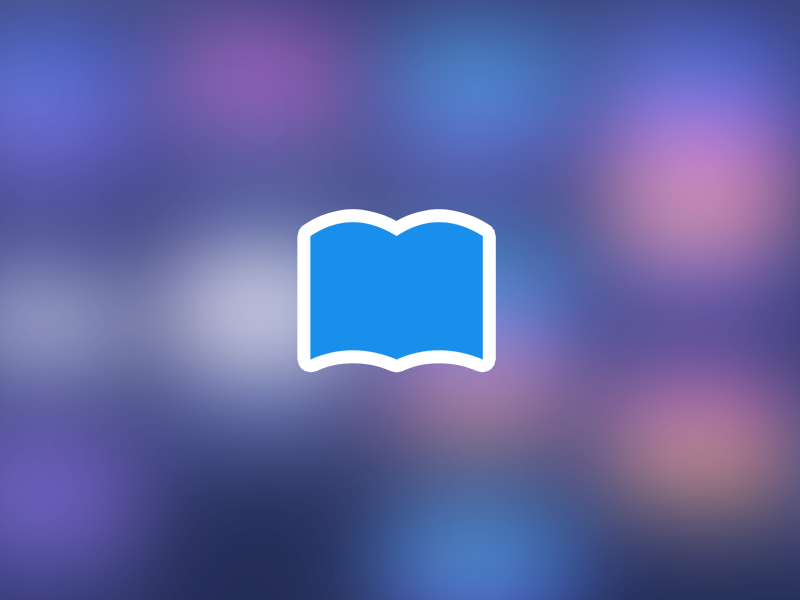
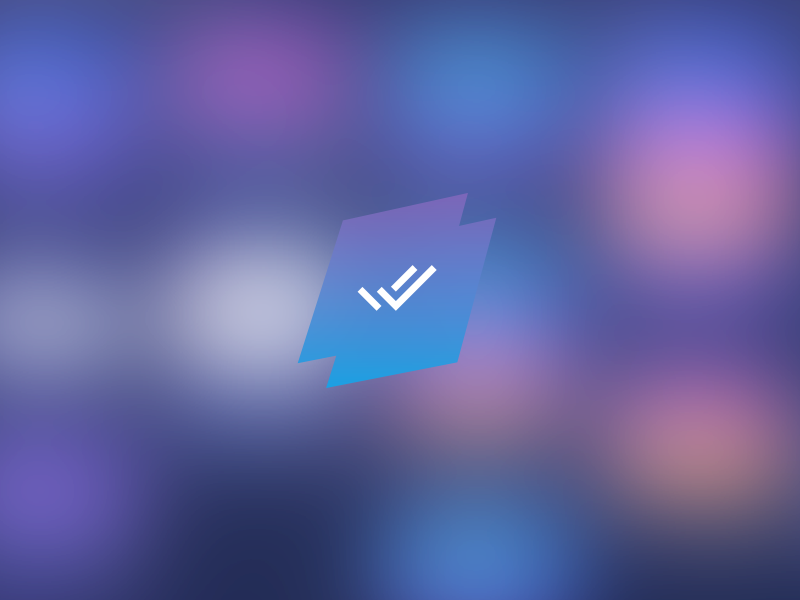
Layers edited between the first and the second (800, 600) image:
added layer "logo" above "Group 1" over [297, 193, 497, 388]
removed layer "book" from group "Group 1" over [310, 222, 483, 360]